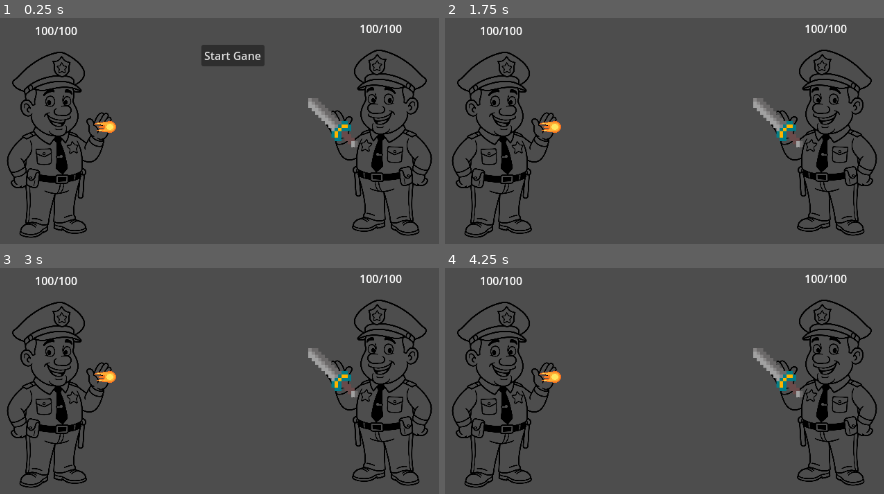
Above: before the commit, frames 1-4 (two rows, left to right).
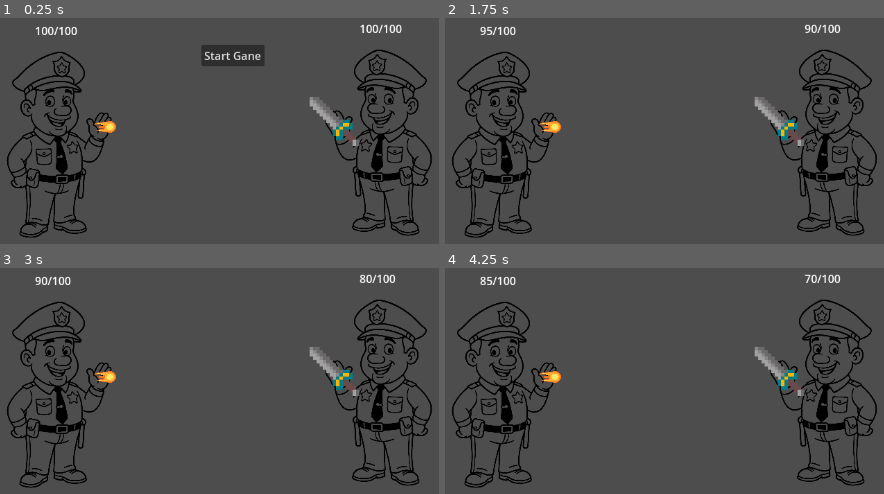
Above: after the commit, the same moments.

Repository: cncptpr/balance-your-character
Game: Godot game, scene res://game.tscn
Two runs of this game, one before a commit and one after it. Both use one fixed random seed, a clock stepped at 60 frames per second and the inputs below.
Inputs:
- Up to frame 1 (0.25 s): no input
- Up to frame 2 (1.75 s): click "Start Gane" at 0.5 s; tap Enter at 1.25 s
- Up to frame 3 (3 s): tap Space at 2 s; tap Enter at 2.75 s
- Up to frame 4 (4.25 s): tap Space at 3.5 s

The runs differ from the first frame. In frame 1, 0.5% of the frame differs, in the area x 70-83%, y 34-58%; in frame 2, 0.9%, in the area x 7-92%, y 2-58%; in frame 3, 0.8%; in frame 4, 0.9%.

Commit message:
Simple Equimpment working

Diff:
--- a/equipment/equipment.gd
+++ b/equipment/equipment.gd
@@ -1,4 +1,6 @@
 class_name Equipment extends Node2D
 
-func use():
-	print("Used")
+@export var stats: EquipmentStats
+
+func use(apply: Callable):
+	apply.call(stats)
--- /dev/null
+++ b/equipment/fireball/fireball-stats.tres
@@ -0,0 +1,8 @@
+[gd_resource type="Resource" script_class="EquipmentStats" load_steps=2 format=3 uid="uid://d0jvy1f0fluk4"]
+
+[ext_resource type="Script" uid="uid://dwlbo8pci7g2t" path="res://equipment/stats.gd" id="1_ivdwk"]
+
+[resource]
+script = ExtResource("1_ivdwk")
+damage = 10.0
+metadata/_custom_type_script = "uid://dwlbo8pci7g2t"
--- a/equipment/fireball/fireball.gd
+++ b/equipment/fireball/fireball.gd
@@ -1,4 +1,5 @@
 extends Equipment
 
-func use():
+func use(apply: Callable):
 	print("Fireballlll")
+	apply.call(stats)
--- a/equipment/fireball/fireball.tscn
+++ b/equipment/fireball/fireball.tscn
@@ -1,10 +1,12 @@
-[gd_scene load_steps=3 format=3 uid="uid://02iethx8s0lv"]
+[gd_scene load_steps=4 format=3 uid="uid://02iethx8s0lv"]
 
 [ext_resource type="Script" uid="uid://tec2e4tdenho" path="res://equipment/fireball/fireball.gd" id="1_h7nsf"]
+[ext_resource type="Resource" uid="uid://d0jvy1f0fluk4" path="res://equipment/fireball/fireball-stats.tres" id="2_ah007"]
 [ext_resource type="Texture2D" uid="uid://dp15oijd3wbry" path="res://assets/fireball/FB001.png" id="2_i2yo7"]
 
 [node name="Fireball" type="Node2D"]
 script = ExtResource("1_h7nsf")
+stats = ExtResource("2_ah007")
 metadata/_custom_type_script = "uid://bo1i0lv8dti7f"
 
 [node name="Sprite2D" type="Sprite2D" parent="."]
--- /dev/null
+++ b/equipment/stats.gd
@@ -0,0 +1,3 @@
+class_name EquipmentStats extends Resource
+
+@export var damage: float = 0
--- /dev/null
+++ b/equipment/sword/sword-stats.tres
@@ -0,0 +1,8 @@
+[gd_resource type="Resource" script_class="EquipmentStats" load_steps=2 format=3 uid="uid://c748o4386x8ek"]
+
+[ext_resource type="Script" uid="uid://dwlbo8pci7g2t" path="res://equipment/stats.gd" id="1_fuyor"]
+
+[resource]
+script = ExtResource("1_fuyor")
+damage = 5.0
+metadata/_custom_type_script = "uid://dwlbo8pci7g2t"
--- a/equipment/sword/sword.gd
+++ b/equipment/sword/sword.gd
@@ -1,4 +1,5 @@
 extends Equipment
 
-func use():
+func use(apply: Callable):
 	print("Sword used")
+	apply.call(stats)
--- a/equipment/sword/sword.tscn
+++ b/equipment/sword/sword.tscn
@@ -1,10 +1,12 @@
-[gd_scene load_steps=3 format=3 uid="uid://gvdf1sea6l68"]
+[gd_scene load_steps=4 format=3 uid="uid://gvdf1sea6l68"]
 
 [ext_resource type="Script" uid="uid://mfry583r7g87" path="res://equipment/sword/sword.gd" id="1_rieah"]
 [ext_resource type="Texture2D" uid="uid://bois2ets6ks5w" path="res://assets/sword/sprite_2.png" id="2_13tit"]
+[ext_resource type="Resource" uid="uid://c748o4386x8ek" path="res://equipment/sword/sword-stats.tres" id="2_dwmow"]
 
 [node name="Sword" type="Node2D"]
 script = ExtResource("1_rieah")
+stats = ExtResource("2_dwmow")
 metadata/_custom_type_script = "uid://bo1i0lv8dti7f"
 
 [node name="Sprite2D" type="Sprite2D" parent="."]
--- a/figth_scene.tscn
+++ b/figth_scene.tscn
@@ -26,10 +26,10 @@
 metadata/_edit_use_anchors_ = true
 
 [node name="Inventory" parent="Player2" index="3"]
+position = Vector2(-61, -164)
 scale = Vector2(-1, 1)
 
 [node name="Sword" parent="Player2/Inventory" index="0" instance=ExtResource("3_pdg6h")]
-position = Vector2(127, -2)
 
 [node name="GameEnd" type="Control" parent="."]
 visible = false
--- a/player.gd
+++ b/player.gd
@@ -18,12 +18,19 @@
 	print(name, ": Start Figth")
 	$RoundTimer.start()
 
+func stop_figth():
+	print(name, ": Stopped Figthing")
+	$RoundTimer.stop()
+
 func attack():
 	if health == 0: return
 
 	for node in $Inventory.get_children():
 		if node is Equipment:
-			node.use()
+			node.use(apply_equipment_stats)
+
+func apply_equipment_stats(stats: EquipmentStats):
+	deal_damage.emit(stats.damage)
 
 func take_damage(damage: int):
 	print(name, ": Took damage ", damage)
@@ -31,5 +38,5 @@
 	if health == 0:
 		print(name, ": RIP")
 		rip.emit()
-		$Sprite2D.flip_v = true
+		self.scale.y = -1
 	$Label.text = str(health) + "/" + str(MAX_HEALTH)
--- a/scene.gd
+++ b/scene.gd
@@ -28,3 +28,5 @@
 func player_won(message: String):
 	$GameEnd/ColorRect/Label.text = message
 	$GameEnd.visible = true
+	$Player1.stop_figth()
+	$Player2.stop_figth()
Not shown, added: equipment/stats.gd.uid
